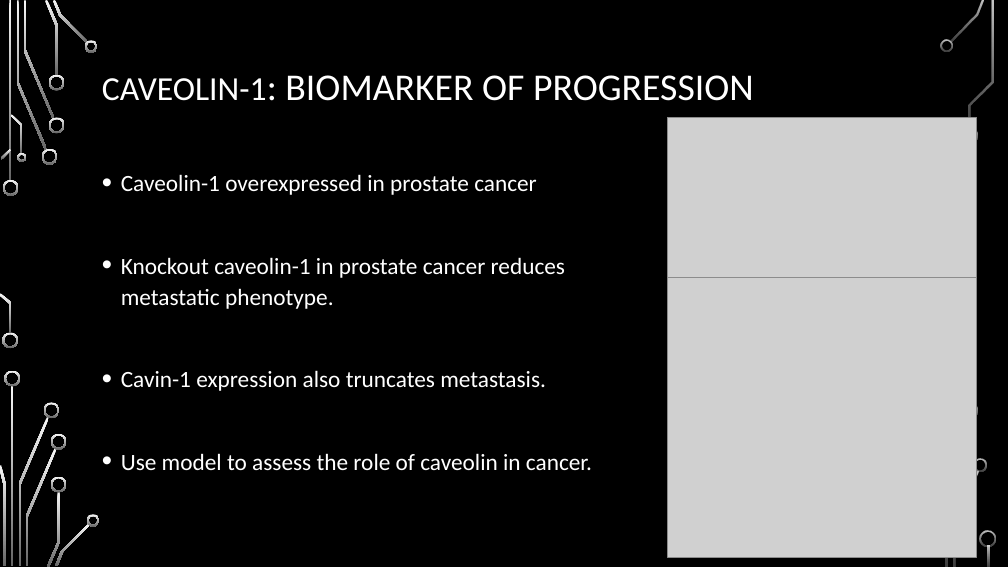
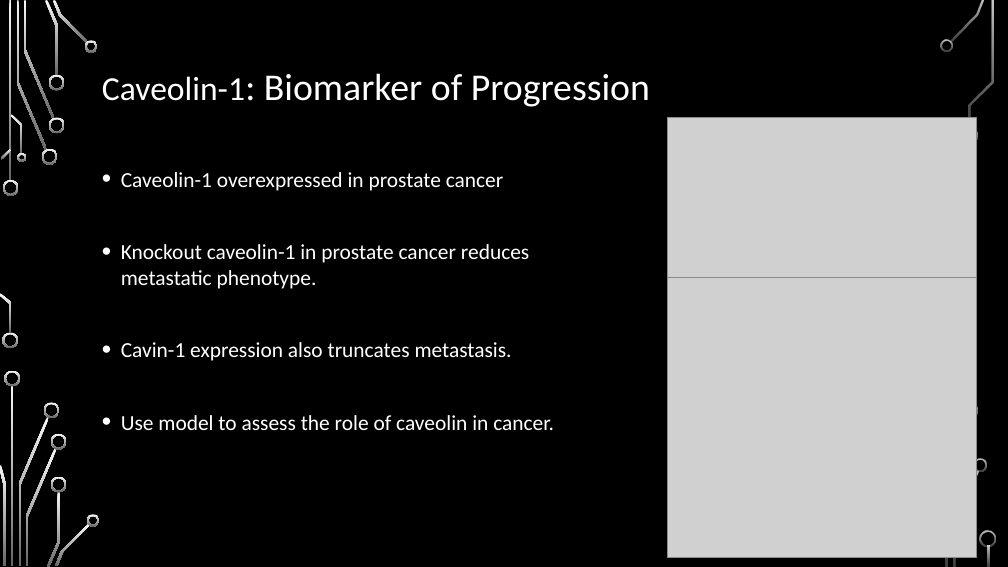
Before and after one commit to HarleyRobinson/Honours2, a slide deck: slide 3 of BackgroundInfo/MeetingSept.pptx. Drawn at 1008x567 pixels with LibreOffice and Linux fonts; fonts in the diff are those of the drawing; grey boxes stand for pictures; background and template pictures are left out. Boxes give left, top, right and bottom in pixels: in the first picture for what was removed or moved away, otherwise in the second. Text is boxed around its words. In the diff, an @@ line names an element or a change of style, - is before the commit and + after.

```diff
--- a/BackgroundInfo/MeetingSept.pptx
+++ b/BackgroundInfo/MeetingSept.pptx
@@ title at (102, 73, 650, 107): text changed @@
-CAVEOLIN-1: BIOMARKER OF PROGRESSION
+Caveolin-1: Biomarker of Progression
@@ text "Caveolin-1 overexpressed in prostate cancer" at (121, 172, 554, 430): size 22.2 to 20.4 pt; line spacing 1.1 to 1 @@
```
Also in this commit, not shown: 13 other slides changed, 1 slide added, 1 other file.
